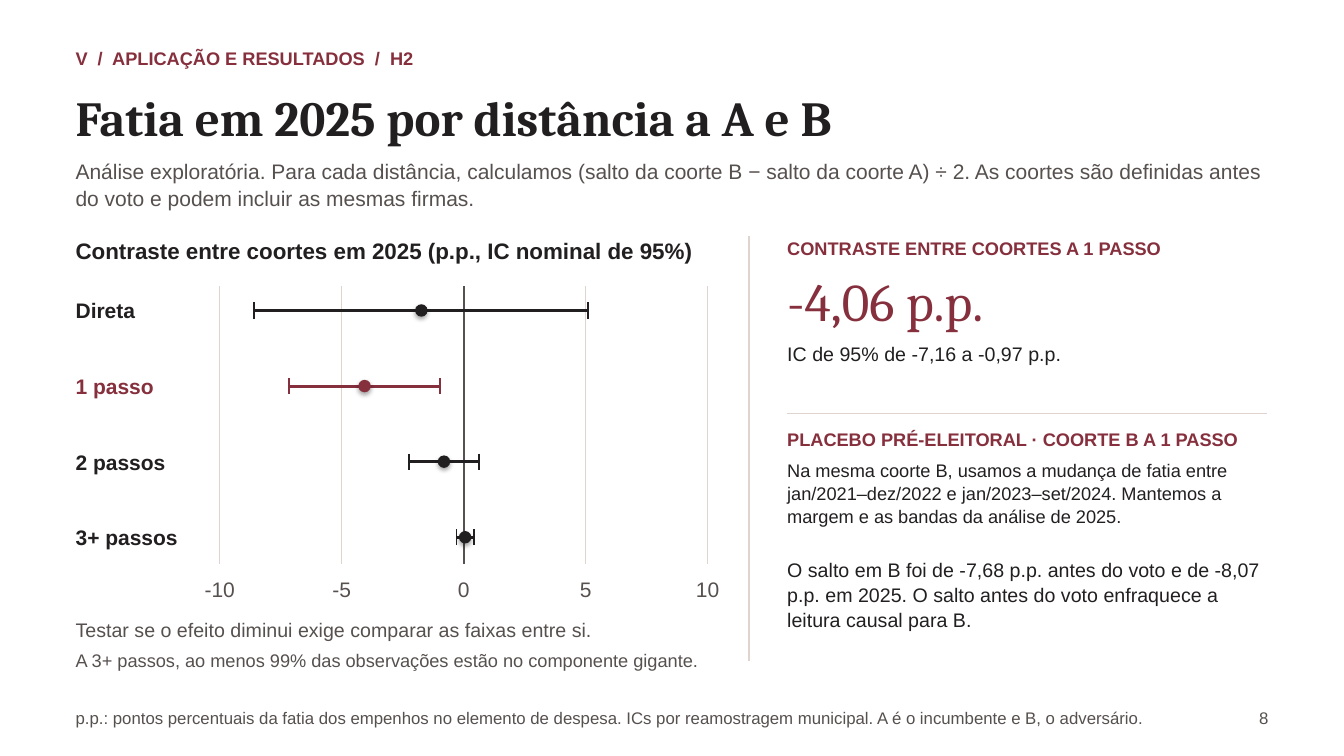
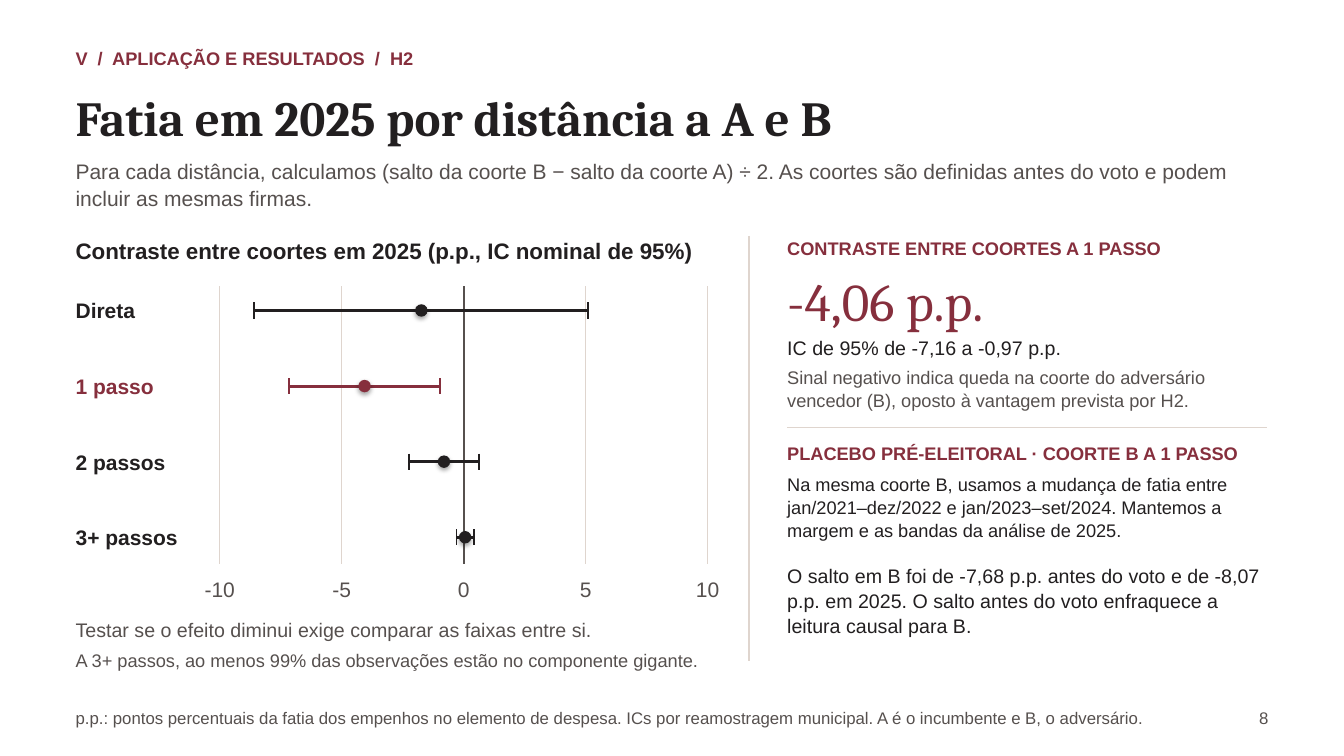
Before and after one commit to rafaelt0/redes-empresariais-alternancia-politica, a slide deck: slide 8 of output/deck.pptx. Drawn at 1344x756 pixels with LibreOffice and Linux fonts; fonts in the diff are those of the drawing. Boxes give left, top, right and bottom in pixels: in the first picture for what was removed or moved away, otherwise in the second. Text is boxed around its words. In the diff, an @@ line names an element or a change of style, - is before the commit and + after.

Commit message:
feat: esclarecer resultados e limites da H2 nos slides
- Explicitar o sinal do contraste e o resultado do placebo pré-eleitoral
- Incluir média de 2025 e efeito mínimo detectável no slide de H1
- Atualizar os guias de fala com o salto pré-eleitoral da coorte B

```diff
--- a/output/deck.pptx
+++ b/output/deck.pptx
@@ text at (76,163,1226,206): text changed @@
-Análise exploratória. Para cada distância, calculamos (salto da coorte B − salto da coorte A) ÷ 2. As coortes são definidas antes do voto e podem incluir as mesmas firmas.
+Para cada distância, calculamos (salto da coorte B − salto da coorte A) ÷ 2. As coortes são definidas antes do voto e podem incluir as mesmas firmas.
@@ text "IC de 95% de -7,16 ...": place and size @@
-text "IC de 95% de -7,16 ..." at (787,346,1061,365)
+text "IC de 95% de -7,16 ..." at (787,340,1061,359)
@@ text added at (787,370,1205,411), 13 pt, text #56504E @@
+Sinal negativo indica queda na coorte do adversário vencedor (B), oposto à vantagem prevista por H2.
@@ text "PLACEBO PRÉ-ELEITORAL · COORTE B ...": place and size @@
-text "PLACEBO PRÉ-ELEITORAL · COORTE B ..." at (787,432,1238,450)
+text "PLACEBO PRÉ-ELEITORAL · COORTE B ..." at (787,446,1238,464)
@@ line moved from (787, 413) - (1267, 413) to (787, 427) - (1267, 427) @@
@@ text "Na mesma coorte B, usamos ...": place and size @@
-text "Na mesma coorte B, usamos ..." at (787,463,1227,527)
+text "Na mesma coorte B, usamos ..." at (787,477,1227,541)
@@ text "O salto em B foi ...": place and size @@
-text "O salto em B foi ..." at (787,562,1260,631)
+text "O salto em B foi ..." at (787,568,1260,637)
```
Also in this commit, not shown: 3 other slides changed, 6 other files.
